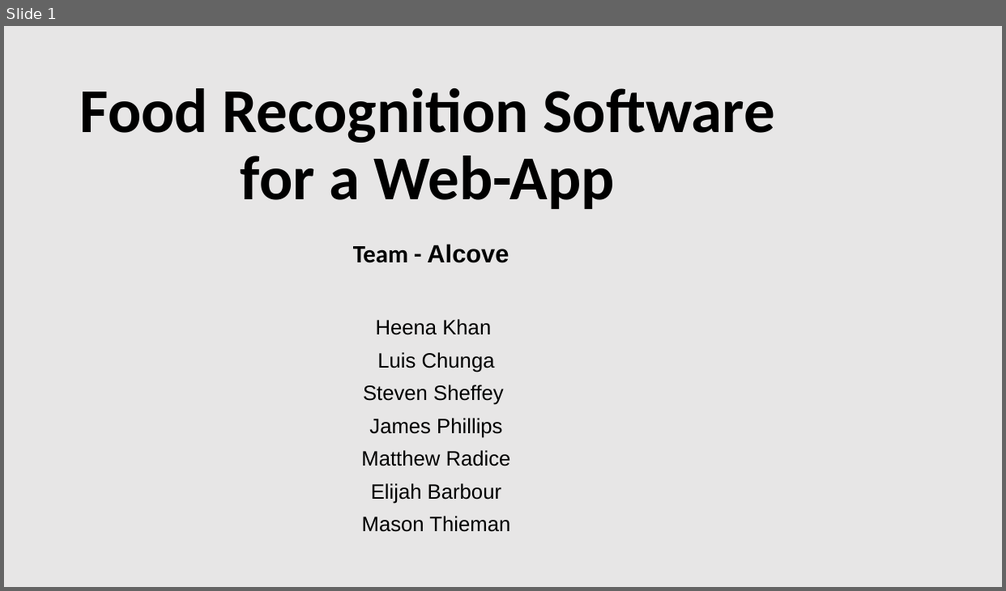
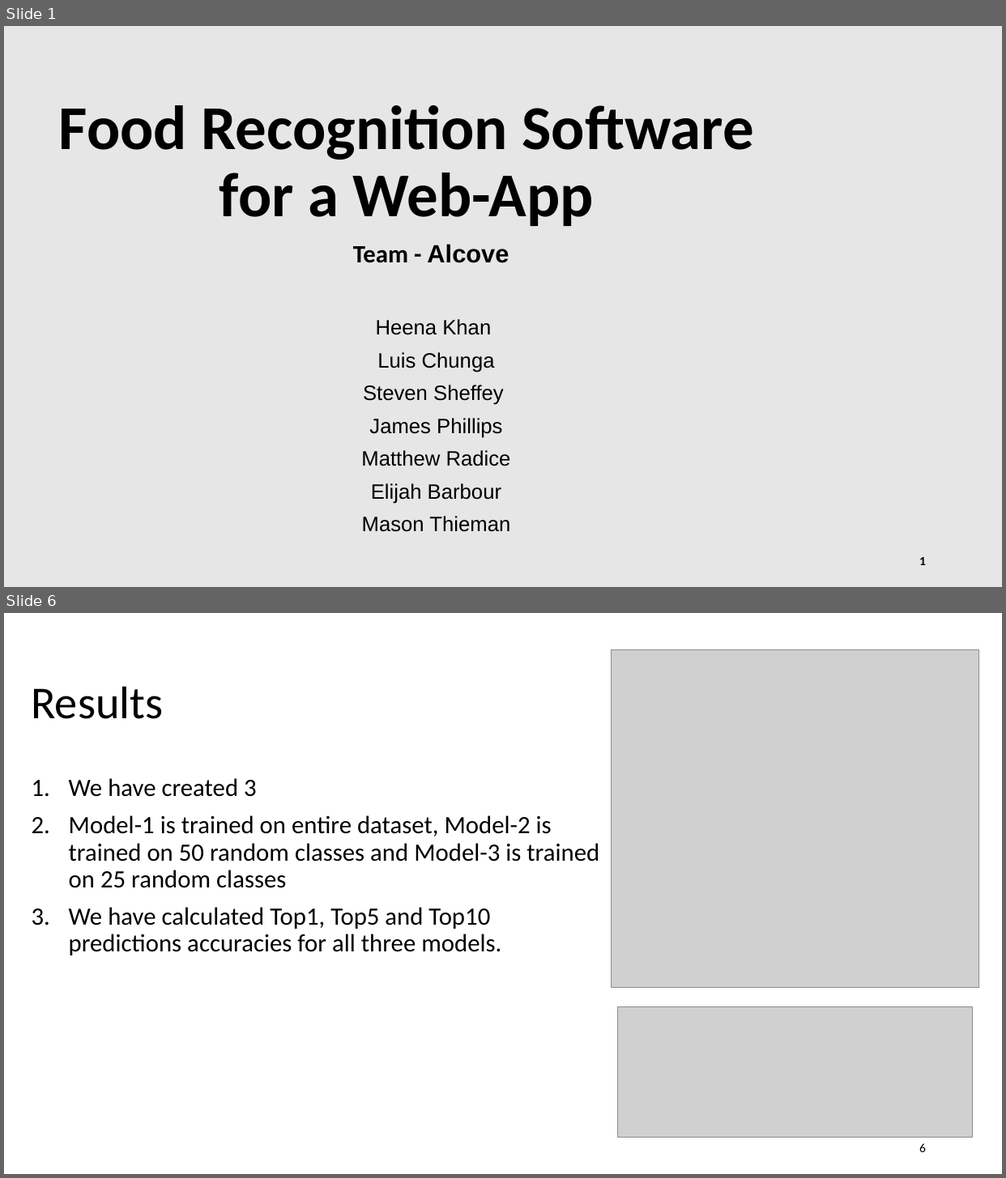
Before and after one commit to Hennakhan/S20-team8-project, a slide deck: Project_Presentation.pptx. Shown one above the other, each under a label of ours: slide 1 before the commit, slides 1 and 6 after it; the slides between them are not shown. The pictures are 1006x591 and 1006x1178 pixels, drawn with LibreOffice and Linux fonts; fonts in the diff are those of the drawing; grey boxes stand for pictures; background and template pictures are left out. Boxes give left, top, right and bottom in pixels: in the first picture for what was removed or moved away, otherwise in the second. Text is boxed around its words. In the diff, an @@ line names an element or a change of style, - is before the commit and + after.

```diff
--- a/Project_Presentation.pptx
+++ b/Project_Presentation.pptx
@@ slide 6 added at (4, 613, 1002, 1174), background picture (left out) @@
@@ picture added at (612, 650, 979, 987) @@
@@ title added at (31, 686, 163, 719), 44 pt, text #000000 @@
+Results
@@ text added at (69, 778, 599, 956), 24 pt, text #000000 @@
+1. We have created 3
+2. Model-1 is trained on entire dataset, Model-2 is trained on 50 random classes and Model-3 is trained on 25 random classes
+3. We have calculated Top1, Top5 and Top10 predictions accuracies for all three models.
@@ picture added at (618, 1007, 973, 1137) @@
@@ page number added at (919, 1144, 926, 1152), 12 pt, text #000000 @@
+6
@@ slide 1 changed as well @@
@@ title "Food Recognition Software for a ...": place and size @@
-title "Food Recognition Software for a ..." at (80, 88, 774, 209)
+title "Food Recognition Software for a ..." at (59, 105, 753, 226)
@@ page number added at (919, 557, 926, 565), 12 pt, text #000000, bold @@
+1
```
Also in this commit, not shown: 9 other slides changed, 4 other slides added, 3 slides removed, 1 other file.
